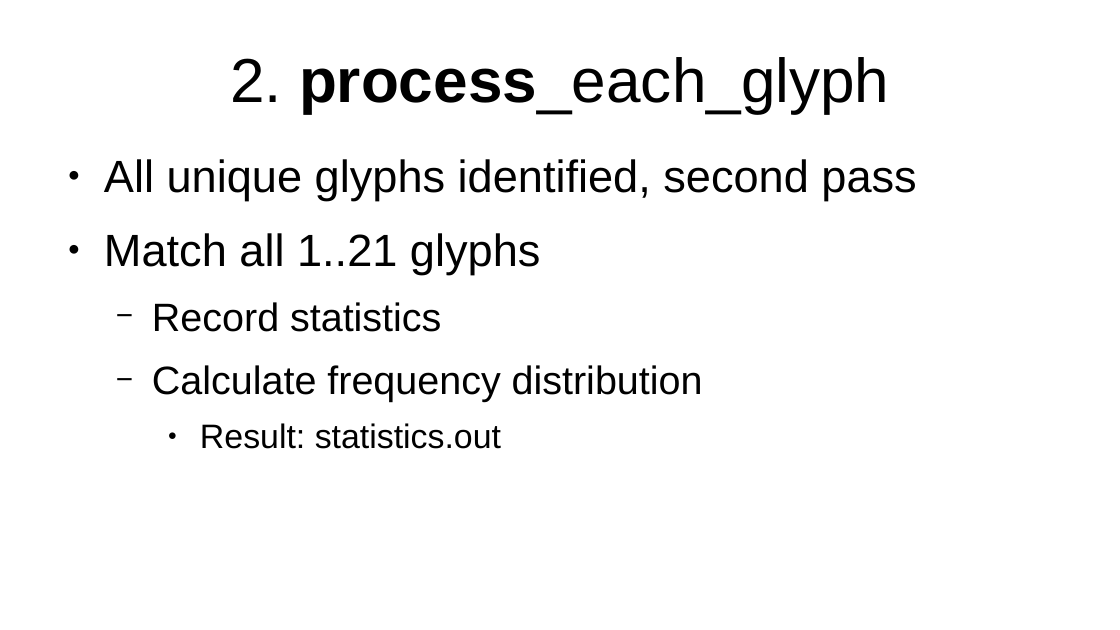
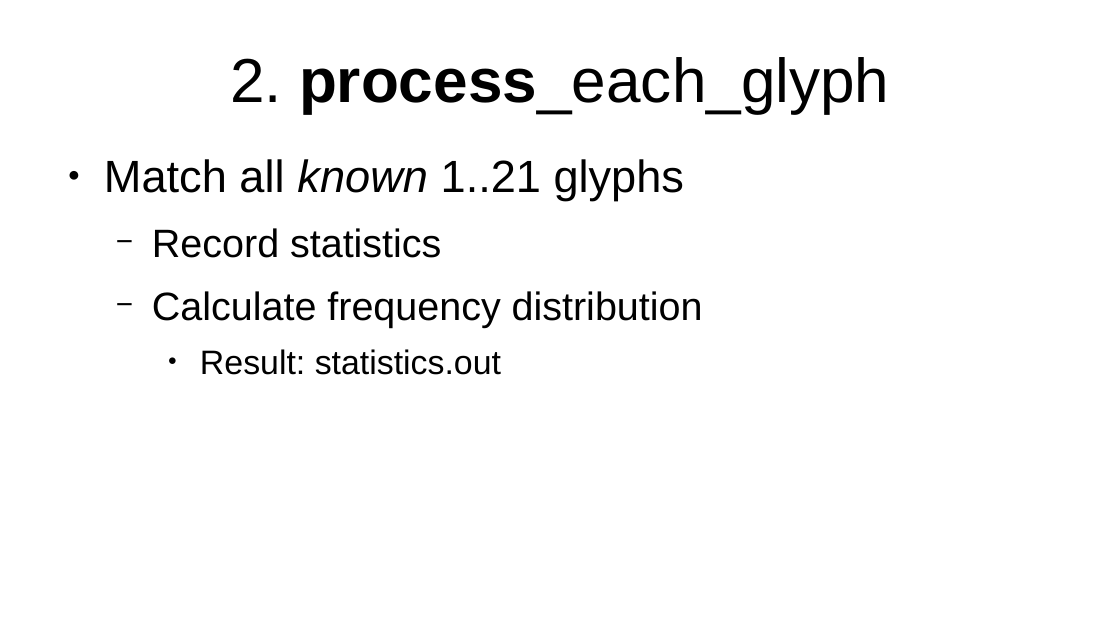
Before and after one commit to wulfgarpro/ancientrunes, a slide deck: slide 6 of lightning_talk/lightning_talk.odp. Drawn at 1120x630 pixels with LibreOffice and Linux fonts; fonts in the diff are those of the drawing. Boxes give left, top, right and bottom in pixels: in the first picture for what was removed or moved away, otherwise in the second. Text is boxed around its words. In the diff, an @@ line names an element or a change of style, - is before the commit and + after.

```diff
--- a/lightning_talk/lightning_talk.odp
+++ b/lightning_talk/lightning_talk.odp
@@ text at (104, 159, 685, 201): text changed @@
-● All unique glyphs identified, second pass
-● Match all 1..21 glyphs
+● Match all known 1..21 glyphs
```
Also in this commit, not shown: 6 other slides changed.
